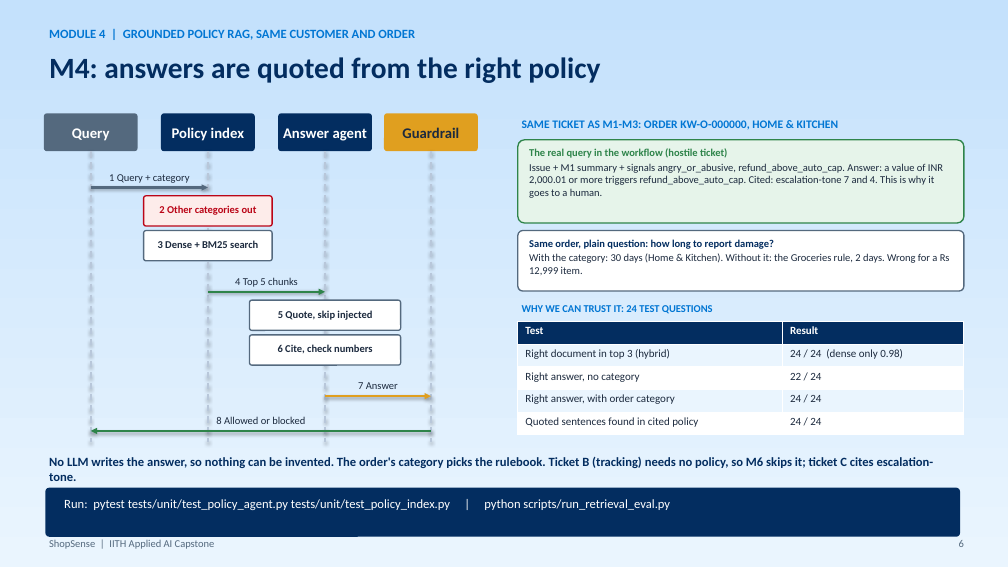
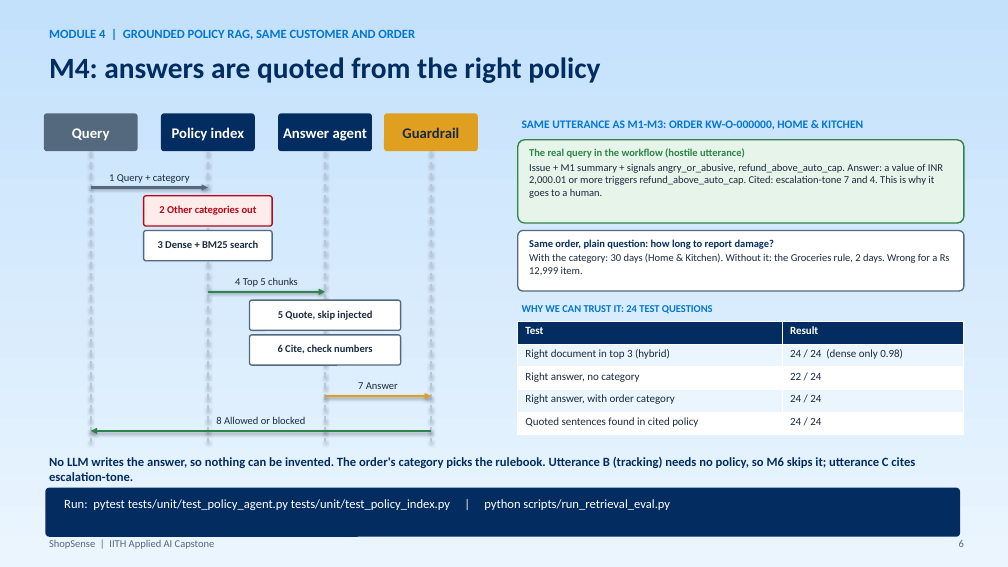
Before and after one commit to abhraj786/iith-ai-capstone-shopsense, a slide deck: slide 6 of docs/deck/iith-ai-capstone-shopsense.pptx. Drawn at 1008x567 pixels with LibreOffice and Linux fonts; fonts in the diff are those of the drawing. Boxes give left, top, right and bottom in pixels: in the first picture for what was removed or moved away, otherwise in the second. Text is boxed around its words. In the diff, an @@ line names an element or a change of style, - is before the commit and + after.

Commit message:
Deck: utterance wording throughout; README test counts; refresh slide outline; track M8 component report

```diff
--- a/docs/deck/iith-ai-capstone-shopsense.pptx
+++ b/docs/deck/iith-ai-capstone-shopsense.pptx
@@ text at bbox=[522, 120, 864, 130]: text changed @@
-SAME TICKET AS M1-M3: ORDER KW-O-000000, HOME & KITCHEN
+SAME UTTERANCE AS M1-M3: ORDER KW-O-000000, HOME & KITCHEN
@@ text at bbox=[529, 148, 745, 158]: text changed @@
-The real query in the workflow (hostile ticket)
+The real query in the workflow (hostile utterance)
@@ text at bbox=[49, 457, 915, 481]: text changed @@
-No LLM writes the answer, so nothing can be invented. The order's category picks the rulebook. Ticket B (tracking) needs no policy, so M6 skips it; ticket C cites escalation-tone.
+No LLM writes the answer, so nothing can be invented. The order's category picks the rulebook. Utterance B (tracking) needs no policy, so M6 skips it; utterance C cites escalation-tone.
```
Also in this commit, not shown: 6 other slides changed, 4 other files.
